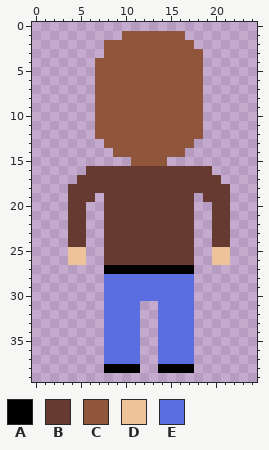
Two versions of one pixel-art file, drafts/main character/main-char-back.aseprite. Above is the file before it was changed.
25x40 pixels, 1 frame.
Palette (. is transparent): A #000000  B #663931  C #8f563b  D #eec39a  E #5b6ee1
Pixels before, first column x 4:
 1 ......CCCCCCC.....
 2 ....CCCCCCCCCC....
 3 ....CCCCCCCCCCC...
 4 ...CCCCCCCCCCCC...
 5 ...CCCCCCCCCCCC...
 6 ...CCCCCCCCCCCC...
 7 ...CCCCCCCCCCCC...
 8 ...CCCCCCCCCCCC...
 9 ...CCCCCCCCCCCC...
10 ...CCCCCCCCCCCC...
11 ...CCCCCCCCCCCC...
12 ...CCCCCCCCCCCC...
13 ....CCCCCCCCCC....
14 .....CCCCCCCC.....
15 .......CCCC.......
16 ..BBBBBBBBBBBBBB..
17 .BBBBBBBBBBBBBBBB.
18 BBBBBBBBBBBBBBBBBB
19 BBB.BBBBBBBBBB.BBB
20 BB..BBBBBBBBBB..BB
21 BB..BBBBBBBBBB..BB
22 BB..BBBBBBBBBB..BB
23 BB..BBBBBBBBBB..BB
24 BB..BBBBBBBBBB..BB
25 DD..BBBBBBBBBB..DD
26 DD..BBBBBBBBBB..DD
27 ....AAAAAAAAAA....
28 ....EEEEEEEEEE....
29 ....EEEEEEEEEE....
30 ....EEEEEEEEEE....
31 ....EEEE..EEEE....
32 ....EEEE..EEEE....
33 ....EEEE..EEEE....
34 ....EEEE..EEEE....
35 ....EEEE..EEEE....
36 ....EEEE..EEEE....
37 ....EEEE..EEEE....
38 ....AAAA..AAAA....
Now the later version:
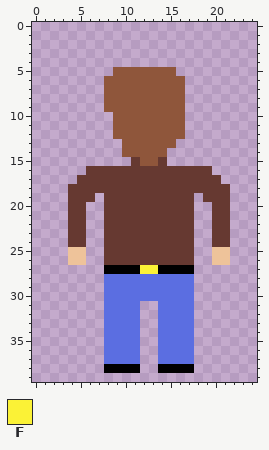
Colours new in this view: F #fbf236
Diff:
The edit turns colour C into colour B in row 15 at x 11 and 14.
The edit turns colour A into colour F in row 27 at x 12 to 13.
The author cleared colour C in row 1 at x 10 to 16; in row 2 at x 8 to 17; in row 3 at x 8 to 18; in row 4 at x 7 to 18; in row 5 at x 7 to 8 and 16 to 18; in rows 6 to 9 at x 7 and 17 to 18.
The author cleared colour C in rows 10 to 12 at x 7 to 8 and 17 to 18; in row 13 at x 8 to 9 and 16 to 17; in row 14 at x 9 and 15 to 16.
Boxes around the changes in both pictures, in picture pixels (x1, y1, x2, y2):
changed: (95, 31, 203, 166)
changed: (140, 265, 158, 274)
